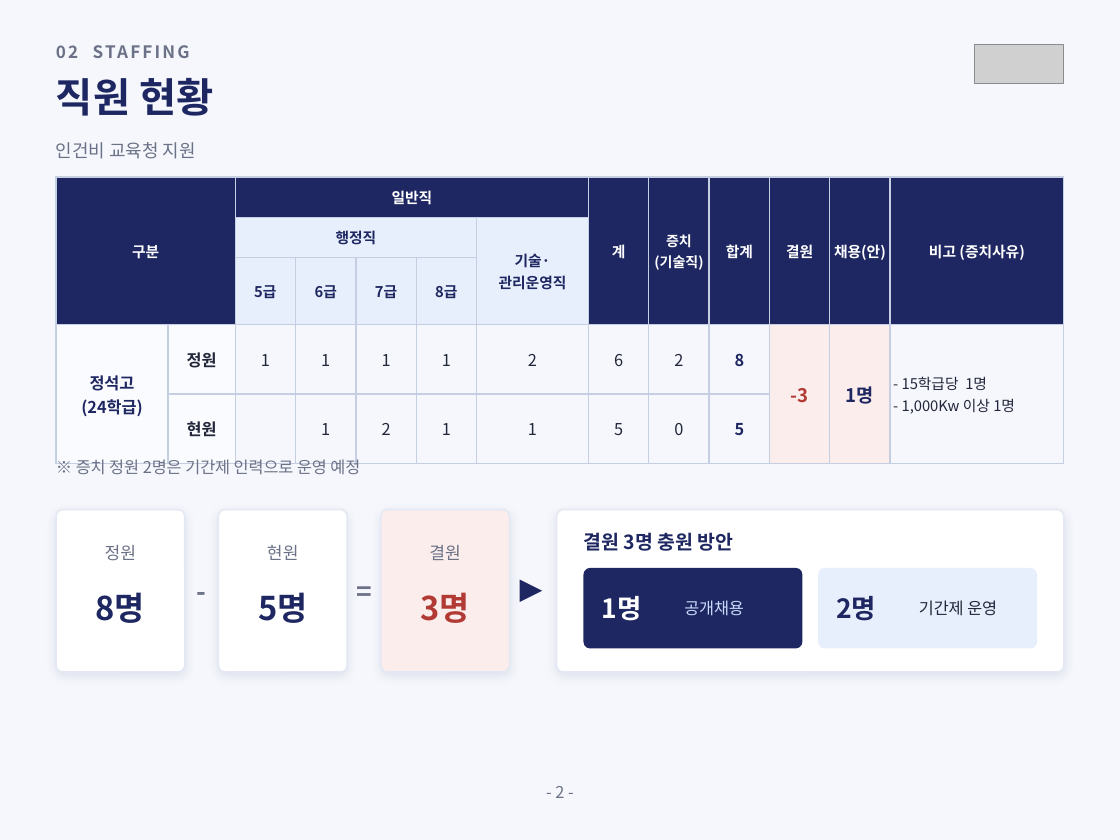
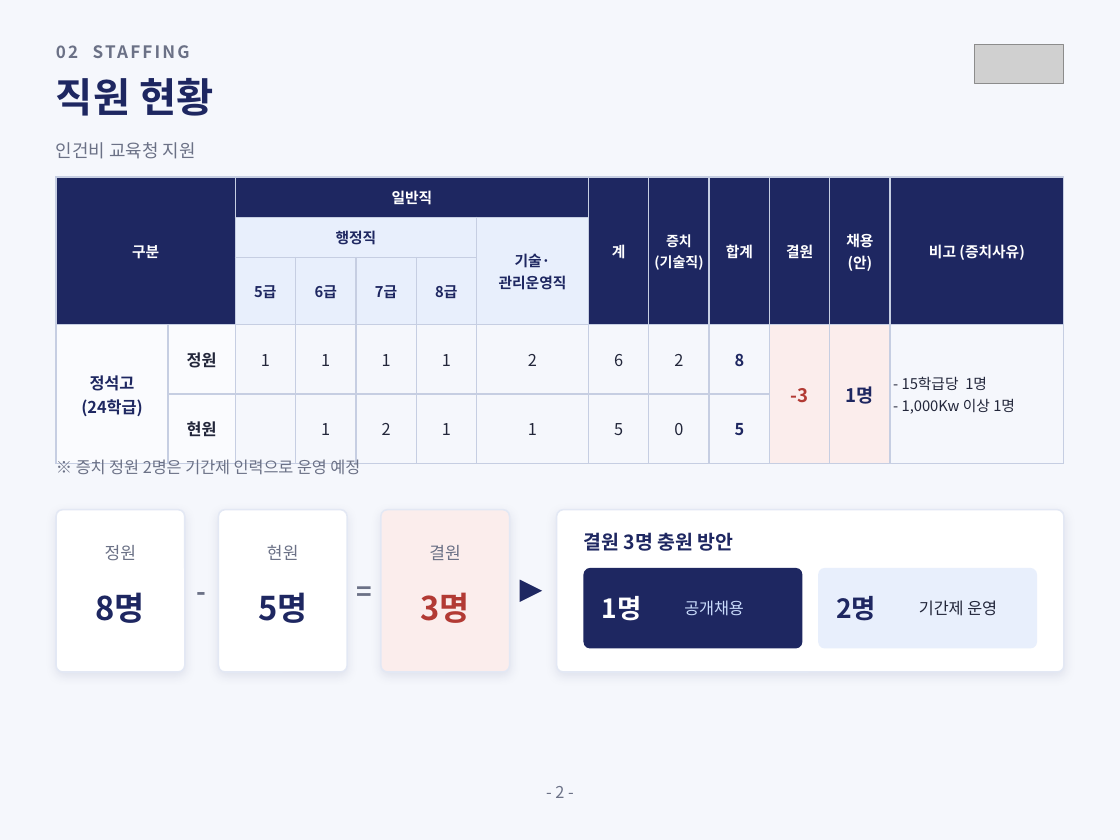
Before and after one commit to sogood459-max/miracle-guy, a slide deck: slide 3 of docs/2027년_사무직원_채용계획안.pptx. Drawn at 1120x840 pixels with LibreOffice and Linux fonts; fonts in the diff are those of the drawing; grey boxes stand for pictures. Boxes give left, top, right and bottom in pixels: in the first picture for what was removed or moved away, otherwise in the second. Text is boxed around its words. In the diff, an @@ line names an element or a change of style, - is before the commit and + after.

```diff
--- a/docs/2027년_사무직원_채용계획안.pptx
+++ b/docs/2027년_사무직원_채용계획안.pptx
@@ table at [56,177,1065,440] @@
-row 1, column 12: 채용(안)
+row 1, column 12: 채용 / (안)
```
Also in this commit, not shown: 1 other slide changed, 1 other file.
